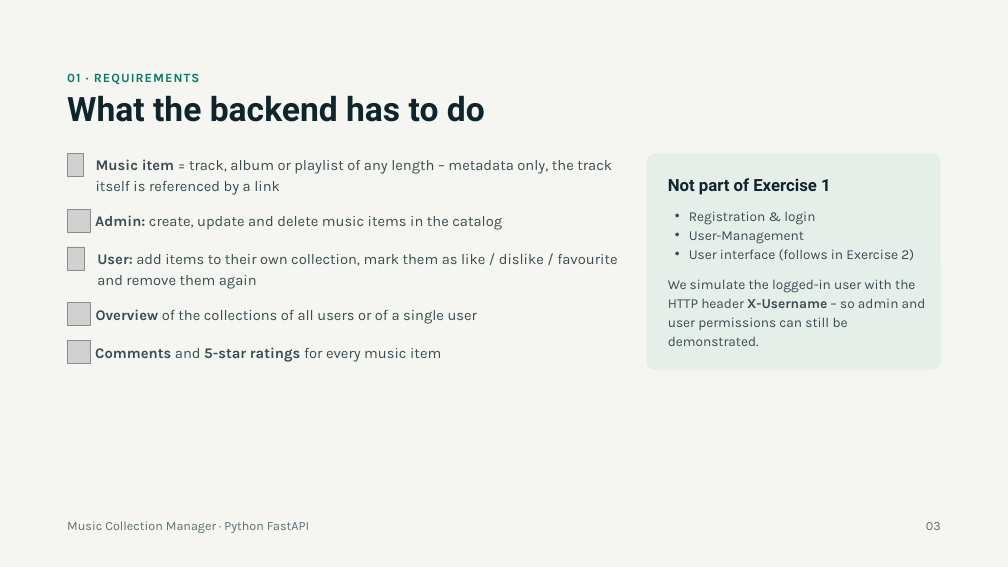
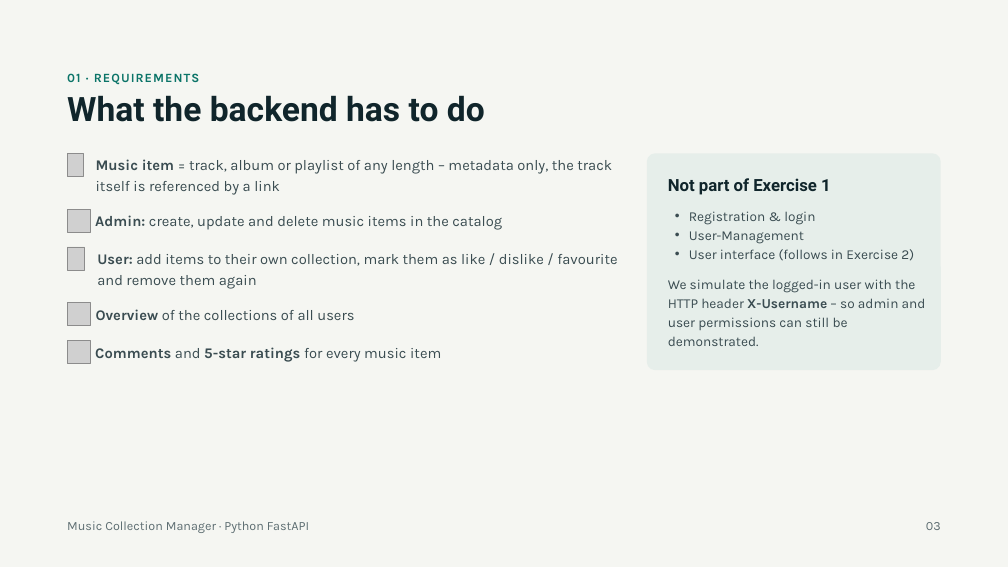
Before and after one commit to nicowally/Service_Engineering, a slide deck: slide 3 of Music_Collection_Manager_FastAPI_Backend_EN.pptx. Drawn at 1008x567 pixels with LibreOffice and Linux fonts; fonts in the diff are those of the drawing; grey boxes stand for pictures. Boxes give left, top, right and bottom in pixels: in the first picture for what was removed or moved away, otherwise in the second. Text is boxed around its words. In the diff, an @@ line names an element or a change of style, - is before the commit and + after.

```diff
--- a/Music_Collection_Manager_FastAPI_Backend_EN.pptx
+++ b/Music_Collection_Manager_FastAPI_Backend_EN.pptx
@@ text at [96,309,354,320]: text changed @@
-Overview of the collections of all users or of a single user
+Overview of the collections of all users
```
Also in this commit, not shown: 12 other slides changed.
